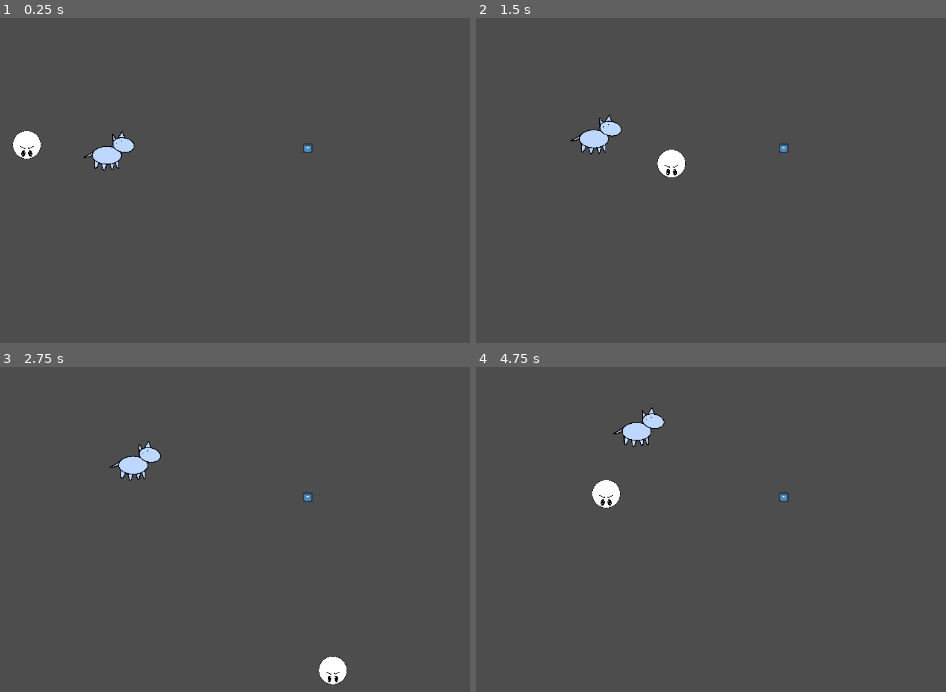
Above: before the commit, frames 1-4 (two rows, left to right).
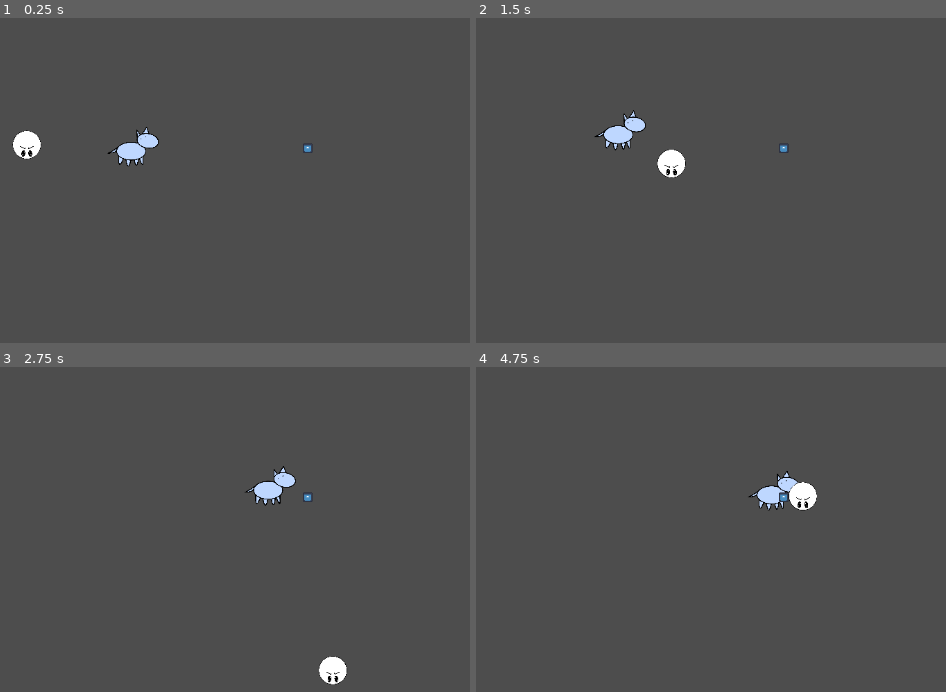
Above: after the commit, the same moments.

Repository: RandomPuddles/Un-Leashed
Game: Godot game, scene res://Scenes/main.tscn
The game is run twice, just before and just after one commit, with the same random seed, the same clock (stepped at 60 frames per second) and the same inputs. The engine's default icon, where the game draws it, is replaced by a stand-in: a white triangle on a blue panel in a dark square.
Inputs:
- Up to frame 1 (0.25 s): no input
- Up to frame 2 (1.5 s): hold D (right) 0.53-1.28 s; hold S (down) from 1.28 s (still down)
- Up to frame 3 (2.75 s): release S (down) at 2.03 s; hold D (right) from 2.03 s (still down)
- Up to frame 4 (4.75 s): release D (right) at 2.78 s; hold W (up) 2.78-3.53 s; hold A (left) from 3.53 s (still down)

The runs differ from the first frame. In frame 1, 0.9% of the frame differs, in the area x 17-34%, y 33-48%; in frame 2, 0.9%; in frame 3, 1.1%; in frame 4, 1.9%, in the area x 24-73%, y 12-45%.

Commit message:
Dog now runs at things of interest.

Diff:
--- a/un-leashed/Scenes/main.tscn
+++ b/un-leashed/Scenes/main.tscn
@@ -10,7 +10,7 @@
 position = Vector2(513, 362)
 
 [node name="Node2D" parent="." unique_id=1030532302 instance=ExtResource("2_bo1nx")]
-position = Vector2(634, 372)
+position = Vector2(669, 366)
 
 [node name="Node2D3" parent="." unique_id=296882698 instance=ExtResource("3_8gbba")]
 position = Vector2(918, 367)
--- a/un-leashed/Scenes/testObjectOfInterest.tscn
+++ b/un-leashed/Scenes/testObjectOfInterest.tscn
@@ -4,7 +4,9 @@
 
 [sub_resource type="RectangleShape2D" id="RectangleShape2D_ym5h5"]
 
-[node name="Node2D" type="Node2D" unique_id=296882698]
+[sub_resource type="RectangleShape2D" id="RectangleShape2D_lpffs"]
+
+[node name="Node2D" type="CharacterBody2D" unique_id=598268178 groups=["Interest"]]
 
 [node name="InterestRange" type="Area2D" parent="." unique_id=98204964]
 
@@ -15,3 +17,7 @@
 [node name="Sprite2D" type="Sprite2D" parent="." unique_id=1528747381]
 scale = Vector2(0.107980646, 0.107980646)
 texture = ExtResource("1_lpffs")
+
+[node name="CollisionShape2D" type="CollisionShape2D" parent="." unique_id=780553571]
+scale = Vector2(0.69291306, 0.69291306)
+shape = SubResource("RectangleShape2D_lpffs")
--- a/un-leashed/Scripts/dog.gd
+++ b/un-leashed/Scripts/dog.gd
@@ -2,20 +2,31 @@
 extends RigidBody2D
 
 @export var walkForce: float = 50.0
-@export var runForce: float = 100.0
+@export var runForce: float = 1000.0
 @export var maxSpeed: float = 2000.0
+@onready var detection_area: Area2D = $DetectionArea
+
+var interested: bool = false # true if the dog is running at a thing of interest
+var targetInterest: Node2D # thing of interest dog is running at
 
 var direction: Vector2
 @onready var timer: Timer = $Timer
 
 func _ready() -> void:
+	detection_area.body_entered.connect(onInterest)
+	detection_area.body_exited.connect(onInterestGone)
 	timer.timeout.connect(onTimeout)
 	randTimeStart()
 	randomDirection()
 
 func _physics_process(_delta: float) -> void:
+	# Run at target if interested
+	if interested and linear_velocity.length() < maxSpeed:
+		print("Dog spotted interest")
+		direction = (targetInterest.global_position - global_position).normalized() # get direction towards target
+		apply_central_force(direction * runForce)
 	# Continuously apply force in the dog's current direction
-	if linear_velocity.length() < maxSpeed:
+	if !interested and linear_velocity.length() < maxSpeed:
 		apply_central_force(direction * walkForce)
 
 # Choose a random direction for the dog to wander
@@ -29,4 +40,30 @@
 # Called when the timer finishes
 func onTimeout() -> void:
 	randomDirection() # Pick a new direction
-	randTimeStart()    # Restart the timer
+	randTimeStart() # Restart the timer
+
+# Called when dog sees thing of interest
+func onInterest(body: Node2D):
+	# Ignore new interest if already targeting something
+	if interested:
+		return
+	if body.is_in_group("Interest"):
+		timer.stop()
+		interested = true
+		targetInterest = body
+
+# Called when interest leaves range. Checks for new interest to run at
+func onInterestGone(argbody: Node2D):
+	# Ignore if the body that left range isn't the target body
+	if argbody != targetInterest:
+		return
+	# Look for new interest in range
+	for nodebody in detection_area.get_overlapping_bodies():
+		if nodebody is Node2D and nodebody.is_in_group("Interest"):
+			onInterest(nodebody) # dog retargets
+			return
+	# Resume meandering if no interests remain
+	interested = false
+	targetInterest = null
+	randTimeStart()
+	randomDirection()
